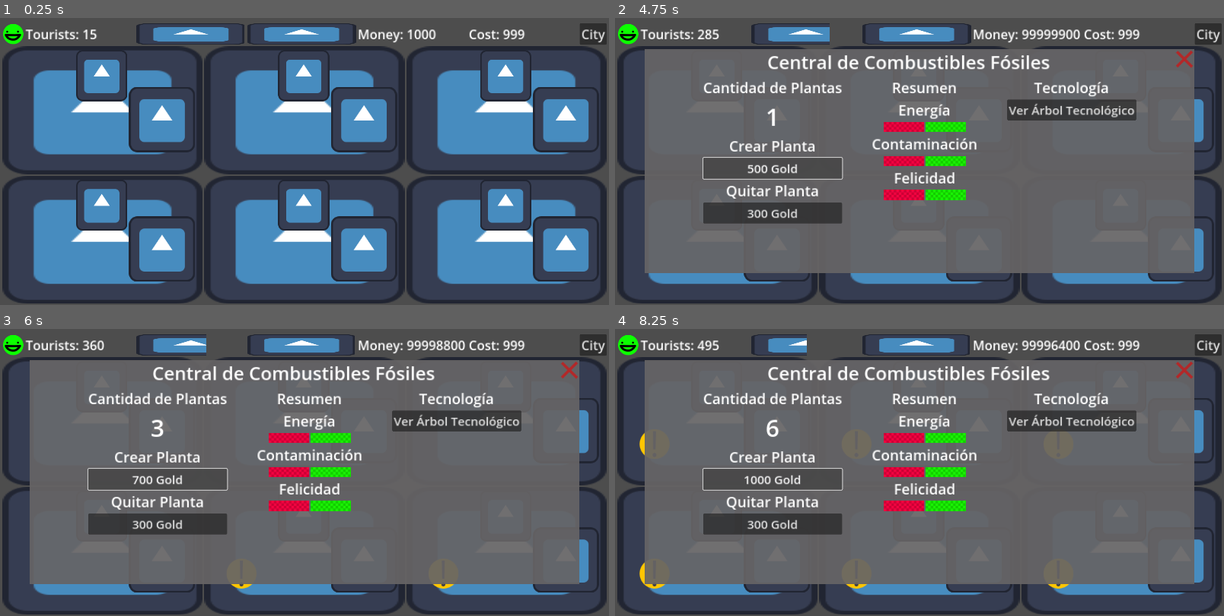
Above: before the commit, frames 1-4 (two rows, left to right).
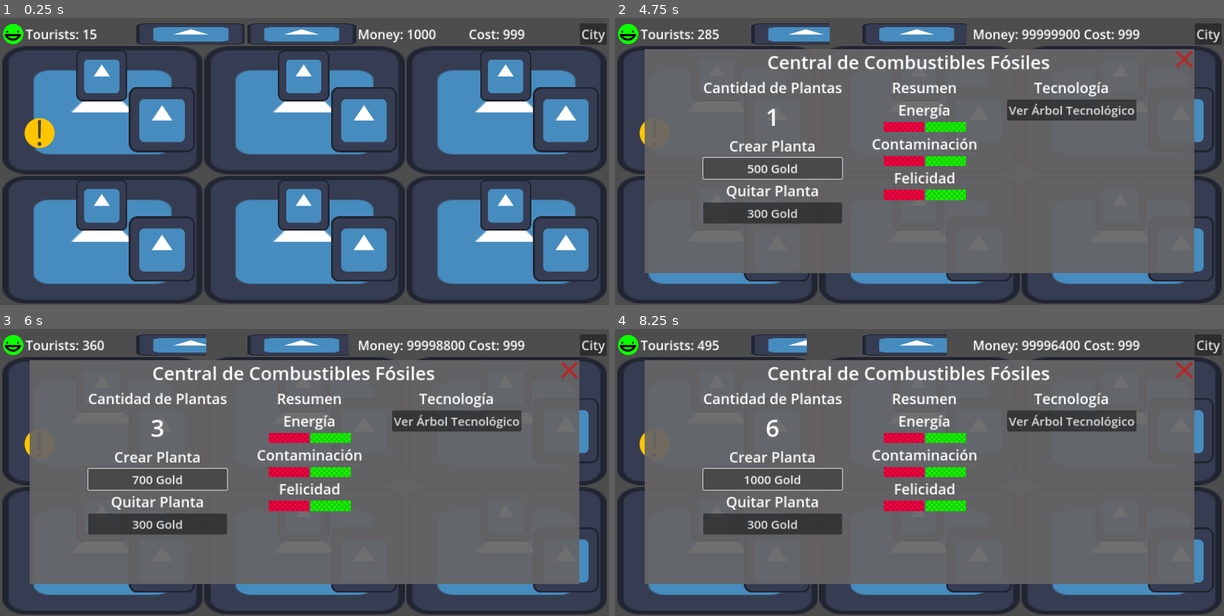
Above: after the commit, the same moments.

Repository: daniel-macias/energy-game
Game: Godot game, scene res://scenes/game.tscn
Two runs of this game, one before a commit and one after it. Both use one fixed random seed, a clock stepped at 60 frames per second and the inputs below. The engine's default icon, where the game draws it, is replaced by a stand-in: a white triangle on a blue panel in a dark square.
Inputs (mouse positions are in pixels of both pictures, inside the frame that each line leads up to):
- Up to frame 1 (0.25 s): no input
- Up to frame 2 (4.75 s): click "City" at 0.5 s; click (718, 75) at 1.27 s; click "300 Gold" at 2 s; click (779, 118) at 2.77 s; click (657, 132) at 3.52 s; click "400 Gold" at 4.25 s
- Up to frame 3 (6 s): click "500 Gold" at 5 s; click "600 Gold" at 5.75 s
- Up to frame 4 (8.25 s): click "700 Gold" at 6.5 s; click "800 Gold" at 7.25 s; click "900 Gold" at 8 s

The runs differ from the first frame. In frame 1, 0.4% of the frame differs, in the area x 4-9%, y 34-46%; in frame 2, less than 0.1%; in frame 3, 0.2%; in frame 4, 0.3%.

Commit message:
effects per room now add to the main variables, a lot of balancing needed

Diff:
--- a/scenes/game.tscn
+++ b/scenes/game.tscn
@@ -1407,7 +1407,7 @@
 roomId = 1
 effects = [{
 "type": "room_notification_frequency",
-"value": 1.2
+"value": 0.1
 }, {
 "type": "money_multiplier",
 "value": 0.1
--- a/scripts/GameManager.gd
+++ b/scripts/GameManager.gd
@@ -364,14 +364,43 @@
 	# Placeholder for future logic
 	pass
 
-# Process function to handle updates over time
 func _process(delta):
-	update_cleanliness(-0.1 * delta)  # Decrease cleanliness over time
-	update_wattage(-0.05 * delta)  # Decrease wattage slowly over time
+	var total_contamination = 0.0
+	var total_wattage = 0.0
+	var total_happiness = 0.0
+
+	for room in rooms:
+		var num_plants = room.plant_amount
+
+		if num_plants > 0:
+			# Apply room-specific contamination and wattage effects
+			total_contamination += room.contaminationIndex * num_plants * delta
+			total_wattage += room.wattageIndex * num_plants * delta
+			total_happiness += room.happinessIndex * num_plants * delta
+
+			# Handle room notification timers or other specific room logic
+			room.notification_timer -= delta
+			if room.notification_timer <= 0:
+				trigger_notification(room)
+				room.notification_timer = room.notification_interval  # Reset the timer for next notification
+
+	# Apply contamination effect (e.g., decreasing cleanliness)
+	update_cleanliness(-total_contamination)
+
+	# Apply wattage effect (e.g., modifying wattage capacity)
+	update_wattage(total_wattage)
+
+	# Adjust happiness globally based on room effects
+	#adjust_happiness(total_happiness) NOT EXISTENT
+
+	# Now apply the global updates based on the combined effects
 	calculate_happiness_based_on_cleanliness()
 	calculate_tourists_based_on_happiness()
-	calculate_wattage_usage()
+	calculate_wattage_usage()  # Could use total_wattage in the calculation
 	calculate_cleanliness_factors()
+
+func trigger_notification(room):
+	room.notification_button.visible = true
 
 # Update the skill panel with the selected skill details
 func update_skill_panel(title: String, description: String, price: int, effects: Array, skill_node: SkillNode):
--- a/scripts/Room.gd
+++ b/scripts/Room.gd
@@ -1,8 +1,8 @@
 extends Control
 
 # Parameters for the room instance
-@export var notification_interval = 5.0  # Base time interval in seconds for the notification to show up
-@export var notification_interval_randomness = 2.0  # Random factor to add variability
+@export var notification_interval = 30.0  # Base time interval in seconds for the notification to show up
+@export var notification_interval_randomness = 10.0  # Random factor to add variability
 @export var notification_reward = 50  # Reward when clicking the notification
 @export var clicker_reward = 10  # Reward when clicking the Clicker button
 @export var energy_type = "Fossil Fuels"
@@ -78,10 +78,3 @@
 		GameManager.update_money(remove_plant_refund)
 		plant_cost -= cost_increase_per_plant  # Optional: Decrease the cost after selling
 		GameManager.update_panel(plant_amount, plant_cost, remove_plant_refund, id)
-
-# Update the room every frame
-func _process(delta):
-	notification_timer += delta
-	if notification_timer >= notification_time_target:
-		notification_button.visible = true
-		reset_notification_timer()  # Reset the timer after showing the notification
